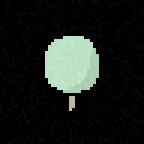
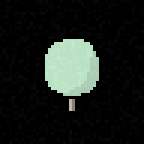
Comparing the layer stacks of the two w=144, h=144 images. Changes:
painted on "Edge" over [45, 33, 99, 111]
painted on "Tree copy #1" over [63, 42, 99, 99]
painted on "Tree" over [45, 33, 99, 99]
added layer "Darken" (30%) above "Stem" over [72, 99, 75, 111]
